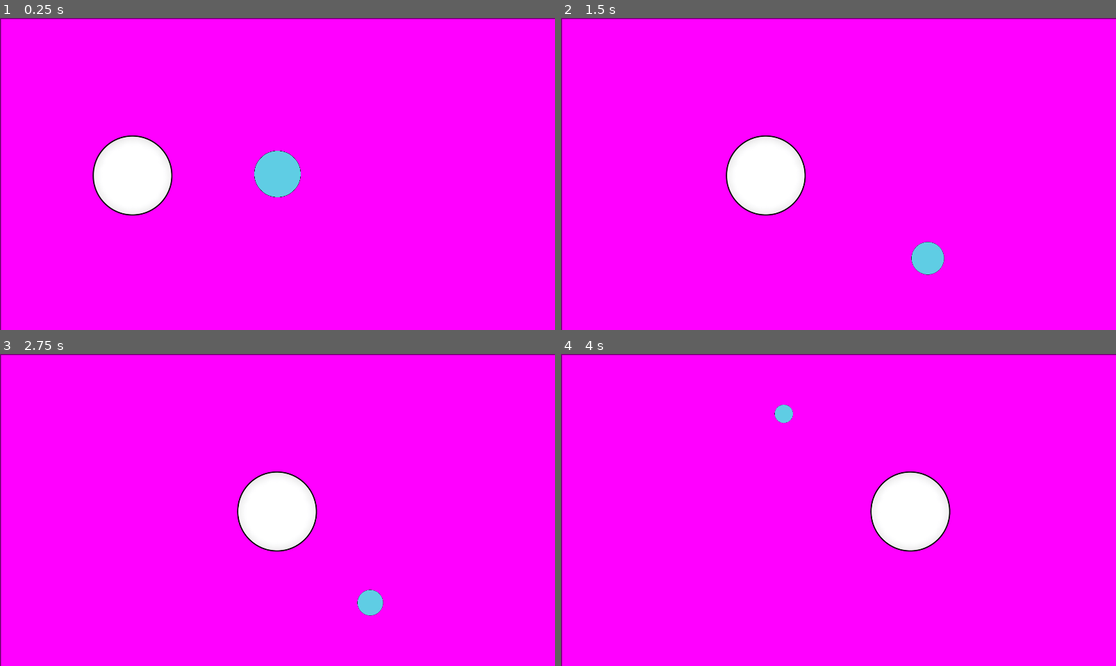
Above: before the commit, frames 1-4 (two rows, left to right).
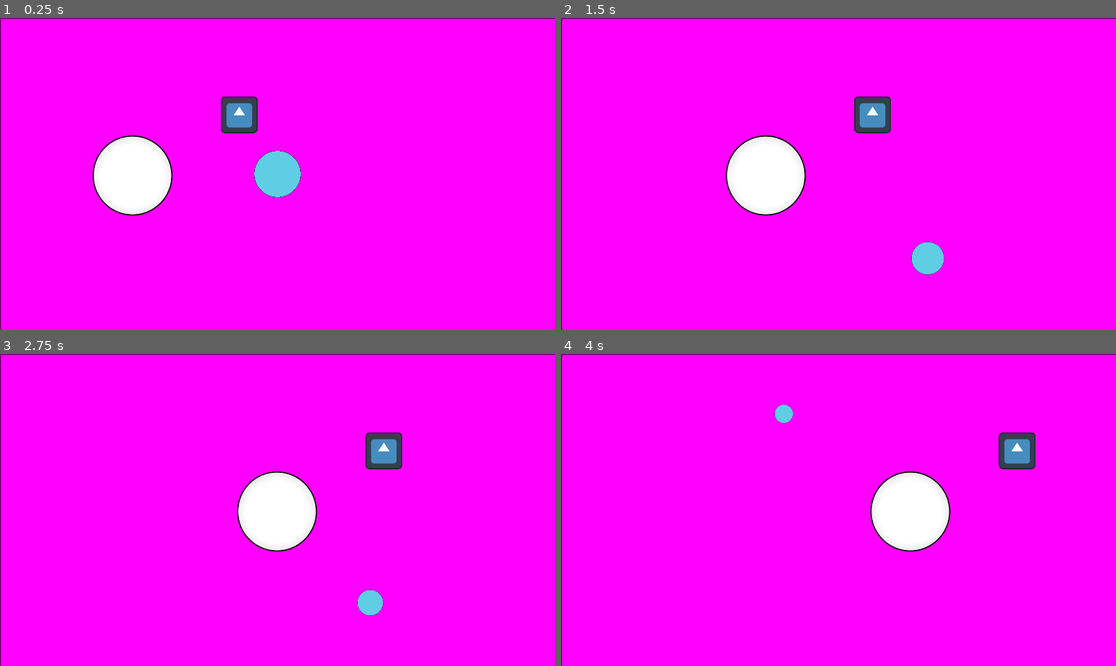
Above: after the commit, the same moments.

Repository: entityJY/deltarunesque-game
Game: Godot game, scene res://scenes/level42.tscn
Two runs of this game, one before a commit and one after it. Both use one fixed random seed, a clock stepped at 60 frames per second and the inputs below. The project has no main scene, so this scene is started directly. The engine's default icon, where the game draws it, is replaced by a stand-in: a white triangle on a blue panel in a dark square.
Inputs:
- Up to frame 1 (0.25 s): no input
- Up to frame 2 (1.5 s): tap Enter (ui_accept) at 0.5, 0.77 s; hold D (right) 0.53-1.28 s; tap Shift (dash) at 0.6, 1.35 s; hold S (down) from 1.28 s (still down)
- Up to frame 3 (2.75 s): tap Enter (ui_accept) at 1.52 s; release S (down) at 2.03 s; hold D (right) from 2.03 s (still down); tap Shift (dash) at 2.1 s
- Up to frame 4 (4 s): release D (right) at 2.78 s; hold W (up) 2.78-3.53 s; tap Shift (dash) at 2.85, 3.6 s; tap Enter (ui_accept) at 3.02, 3.77 s; hold A (left) from 3.53 s (still down)

The runs differ from the first frame. In frame 1, 0.8% of the frame differs, in the area x 39-47%, y 25-37%; in frame 2, 0.8%; in frame 3, 0.8%, in the area x 65-73%, y 25-37%; in frame 4, 0.8%.

Commit message:
more bullets

Diff:
--- a/bullets/arrow_bullet.tscn
+++ b/bullets/arrow_bullet.tscn
@@ -8,7 +8,7 @@
 radius = 77.52419
 
 [node name="BaseBullet" type="Area2D" unique_id=1312338901 node_paths=PackedStringArray("sprite")]
-collision_mask = 2
+collision_mask = 10
 script = ExtResource("2_4bp3c")
 sprite = NodePath("BulletSprite")
 spriteImage = ExtResource("2_n3txx")
--- a/bullets/base_bullet.tscn
+++ b/bullets/base_bullet.tscn
@@ -8,7 +8,7 @@
 radius = 77.52419
 
 [node name="BaseBullet" type="Area2D" unique_id=459781445 node_paths=PackedStringArray("sprite")]
-collision_mask = 2
+collision_mask = 10
 script = ExtResource("1_sxnja")
 sprite = NodePath("BulletSprite")
 spriteImage = ExtResource("2_qmlwd")
--- /dev/null
+++ b/bullets/bouncyBullet.tscn
@@ -0,0 +1,17 @@
+[gd_scene format=3 uid="uid://cm75ij6o6mw0p"]
+
+[ext_resource type="Script" uid="uid://clb1chf3jq38k" path="res://bullets/bouncy_bullet.gd" id="1_neyq0"]
+[ext_resource type="Texture2D" uid="uid://8fnc0lfhh6" path="res://icon.svg" id="2_72lec"]
+
+[sub_resource type="CircleShape2D" id="CircleShape2D_p3kk6"]
+radius = 77.52419
+
+[node name="BouncyBullet" type="Area2D" unique_id=459781445]
+collision_mask = 10
+script = ExtResource("1_neyq0")
+
+[node name="BulletSprite" type="Sprite2D" parent="." unique_id=1388117145]
+texture = ExtResource("2_72lec")
+
+[node name="CollisionShape2D" type="CollisionShape2D" parent="." unique_id=1083842383]
+shape = SubResource("CircleShape2D_p3kk6")
--- /dev/null
+++ b/bullets/bouncy_bullet.gd
@@ -0,0 +1,17 @@
+extends Projectile
+@export var bounce_counter : int = 5
+
+## Deals damage upon impact
+func _on_area_entered(area: Node2D) -> void:
+	# Hurt enemy here
+	if area.get_parent() is Player:
+		print("ow")
+		area.get_parent().hurt(damage)
+	disable()
+
+func _on_body_entered(_body : Node2D):
+	if bounce_counter > 0:
+		bounce_counter -= 1
+		direction *= -1
+	else:
+		disable()
--- a/bullets/fragment_bullet.tscn
+++ b/bullets/fragment_bullet.tscn
@@ -9,7 +9,7 @@
 
 [node name="FragmentBullet" type="Area2D" unique_id=459781445 node_paths=PackedStringArray("sprite")]
 position = Vector2(524, 332)
-collision_mask = 2
+collision_mask = 10
 script = ExtResource("1_lb2yc")
 timeout_duration = 1.0
 fragment_count = 5
--- a/bullets/projectile.gd
+++ b/bullets/projectile.gd
@@ -13,6 +13,8 @@
 ## Initializes image for bullet and rotation of bullet
 func _ready() -> void:
 	area_entered.connect(_on_area_entered)
+	body_entered.connect(_on_body_entered)
+
 	if spriteImage != null:
 		if sprite == null:
 			sprite = $BulletSprite
@@ -45,3 +47,6 @@
 	var tween = get_tree().create_tween()
 	tween.tween_property(sprite,"modulate:a", 0, 0.2)
 	queue_free()
+
+func _on_body_entered(_body : Node2D):
+	disable()
--- /dev/null
+++ b/bullets/reversalBullet.tscn
@@ -0,0 +1,19 @@
+[gd_scene format=3 uid="uid://cgbwo886c6rrb"]
+
+[ext_resource type="Script" uid="uid://c2dmg17xg0xdm" path="res://bullets/reversal_bullet.gd" id="1_xvmn5"]
+[ext_resource type="Texture2D" uid="uid://8fnc0lfhh6" path="res://icon.svg" id="3_wrs1u"]
+
+[sub_resource type="CircleShape2D" id="CircleShape2D_p3kk6"]
+radius = 77.52419
+
+[node name="AccelerationBullet" type="Area2D" unique_id=459781445 node_paths=PackedStringArray("sprite")]
+collision_mask = 10
+script = ExtResource("1_xvmn5")
+speed = 1000.0
+sprite = NodePath("BulletSprite")
+
+[node name="BulletSprite" type="Sprite2D" parent="." unique_id=1388117145]
+texture = ExtResource("3_wrs1u")
+
+[node name="CollisionShape2D" type="CollisionShape2D" parent="." unique_id=1083842383]
+shape = SubResource("CircleShape2D_p3kk6")
--- /dev/null
+++ b/bullets/reversal_bullet.gd
@@ -0,0 +1,8 @@
+extends Projectile
+
+@export var acceleration : float = -5
+
+func _physics_process(delta: float) -> void:
+	if move:
+		position += direction * speed * delta
+		speed += acceleration
--- a/scenes/level42.tscn
+++ b/scenes/level42.tscn
@@ -2,6 +2,7 @@
 
 [ext_resource type="PackedScene" uid="uid://qoag6cs0222u" path="res://player/player.tscn" id="1_favqt"]
 [ext_resource type="PackedScene" uid="uid://bkjk1j4x3bk8i" path="res://bullets/base_bullet.tscn" id="2_76u7y"]
+[ext_resource type="PackedScene" uid="uid://cm75ij6o6mw0p" path="res://bullets/bouncyBullet.tscn" id="2_o453r"]
 
 [sub_resource type="PlaceholderTexture2D" id="PlaceholderTexture2D_rd3vj"]
 size = Vector2(1920, 1080)
@@ -29,12 +30,28 @@
 [node name="CollisionShape2D" type="CollisionShape2D" parent="Walls/Wall1" unique_id=841353002]
 shape = SubResource("RectangleShape2D_rd3vj")
 
+[node name="Wall6" type="StaticBody2D" parent="Walls" unique_id=1218291270]
+position = Vector2(959, 0)
+collision_layer = 8
+collision_mask = 0
+
+[node name="CollisionShape2D" type="CollisionShape2D" parent="Walls/Wall6" unique_id=1514296541]
+shape = SubResource("RectangleShape2D_rd3vj")
+
 [node name="Wall2" type="StaticBody2D" parent="Walls" unique_id=1837252227]
 position = Vector2(-375, 0)
 collision_layer = 4
 collision_mask = 0
 
 [node name="CollisionShape2D" type="CollisionShape2D" parent="Walls/Wall2" unique_id=937647476]
+shape = SubResource("RectangleShape2D_rd3vj")
+
+[node name="Wall5" type="StaticBody2D" parent="Walls" unique_id=780438174]
+position = Vector2(-975, 0)
+collision_layer = 8
+collision_mask = 0
+
+[node name="CollisionShape2D" type="CollisionShape2D" parent="Walls/Wall5" unique_id=468083546]
 shape = SubResource("RectangleShape2D_rd3vj")
 
 [node name="Wall3" type="StaticBody2D" parent="Walls" unique_id=885749507]
@@ -55,5 +72,8 @@
 
 [node name="Player" parent="." unique_id=1841742184 instance=ExtResource("1_favqt")]
 
-[node name="BaseBullet" parent="." unique_id=459781445 instance=ExtResource("2_76u7y")]
+[node name="BaseBullet2" parent="." unique_id=459781445 instance=ExtResource("2_o453r")]
+position = Vector2(-182, -205)
+
+[node name="BaseBullet" parent="." unique_id=1900495789 instance=ExtResource("2_76u7y")]
 position = Vector2(-551, 8)
Not shown, added: bullets/bouncy_bullet.gd.uid
Not shown, added: bullets/reversal_bullet.gd.uid
